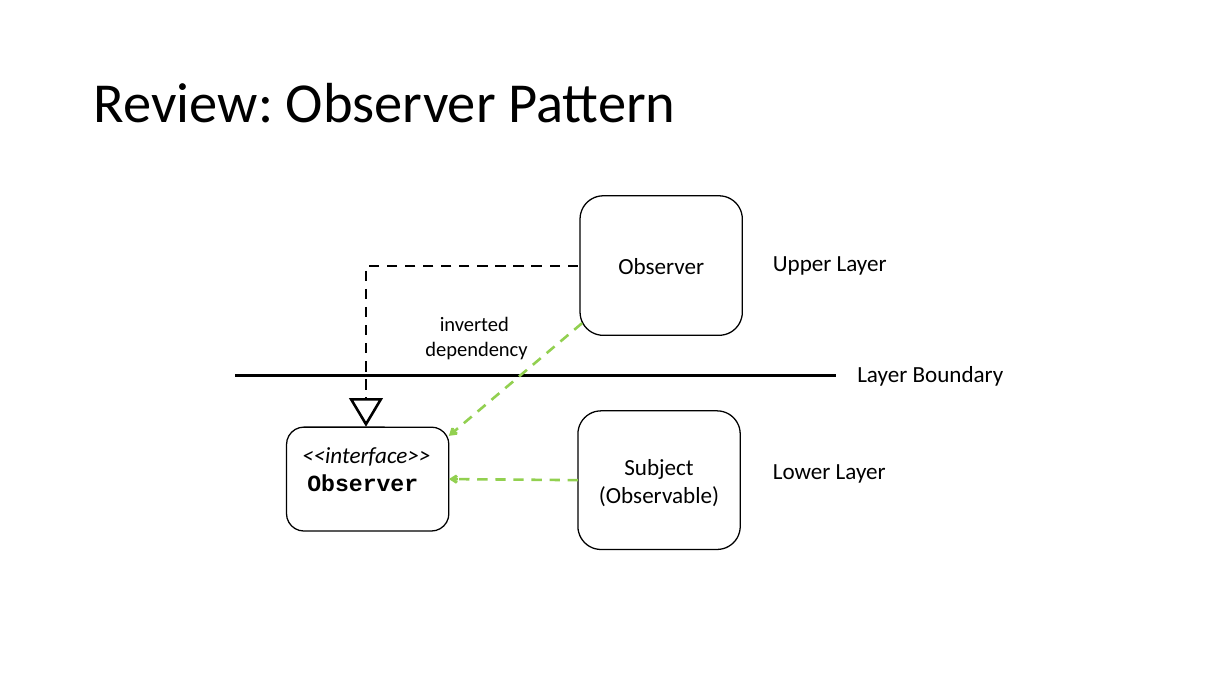
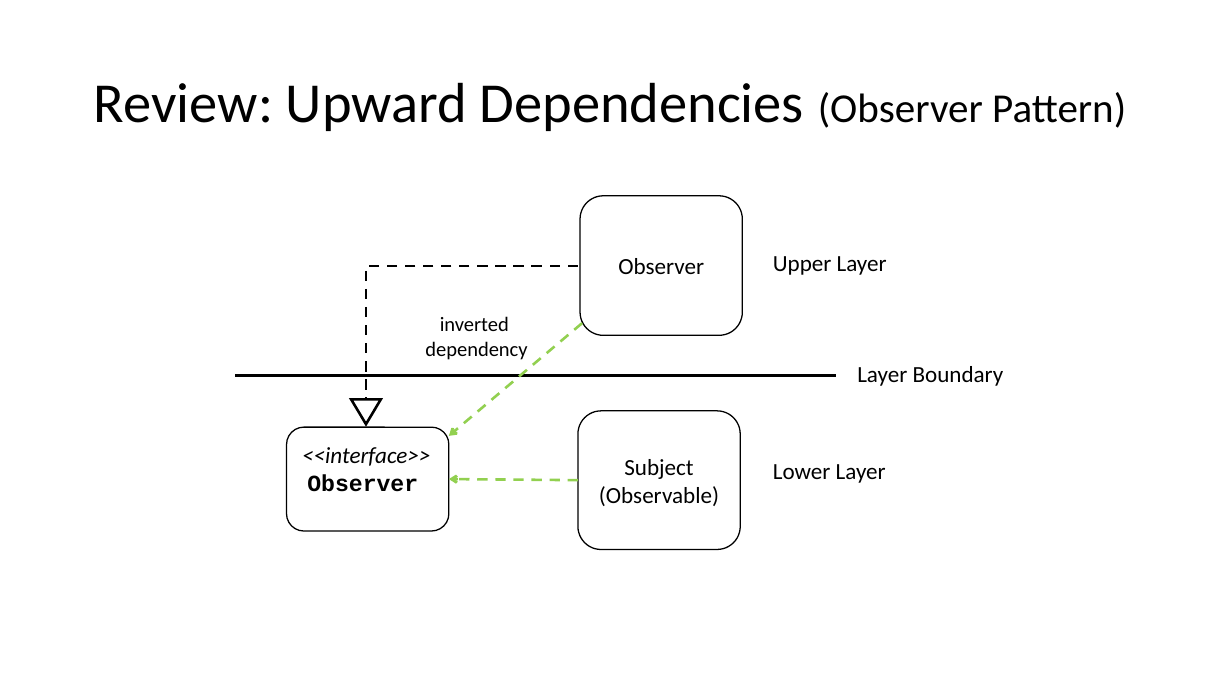
Before and after one commit to BYU-CS-340/softwaredesign, a slide deck: slide 7 of instruction/dependency-inversion-abstract-factory/DependencyInversion.pptx. Drawn at 1232x693 pixels with LibreOffice and Linux fonts; fonts in the diff are those of the drawing. Boxes give left, top, right and bottom in pixels: in the first picture for what was removed or moved away, otherwise in the second. Text is boxed around its words. In the diff, an @@ line names an element or a change of style, - is before the commit and + after.

```diff
--- a/instruction/dependency-inversion-abstract-factory/DependencyInversion.pptx
+++ b/instruction/dependency-inversion-abstract-factory/DependencyInversion.pptx
@@ title at box(94, 82, 1126, 131): text changed @@
-Review: Observer Pattern
+Review: Upward Dependencies (Observer Pattern)
```
Also in this commit, not shown: 3 other slides changed.
